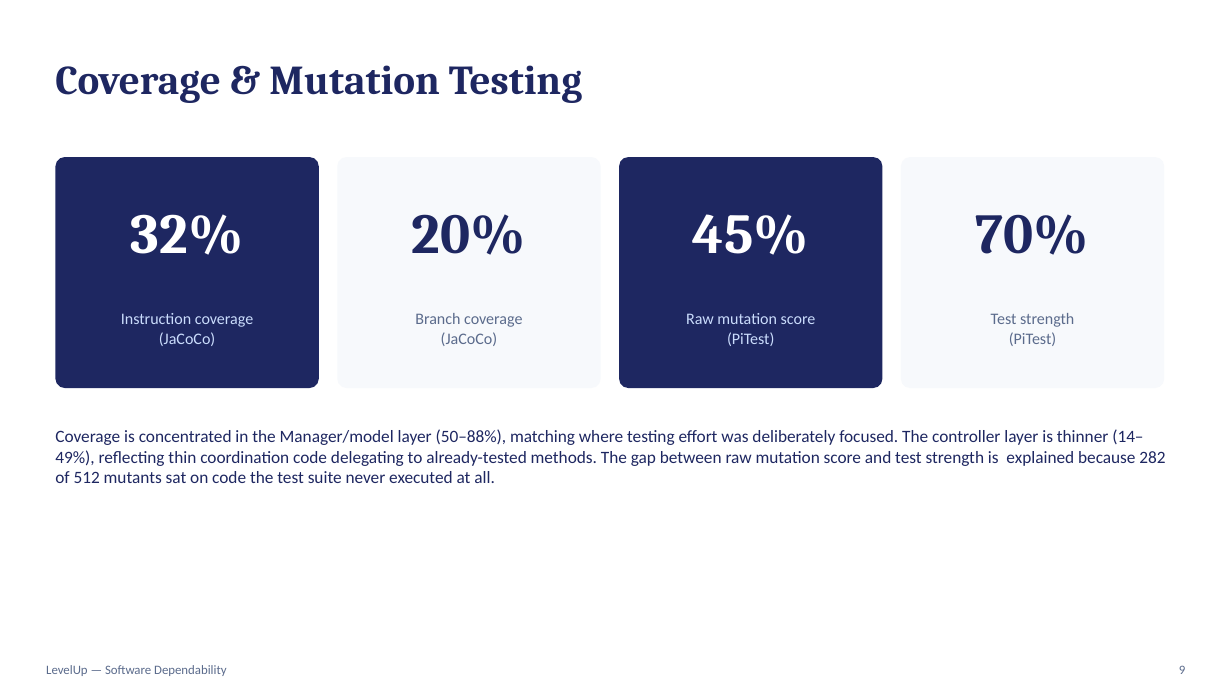
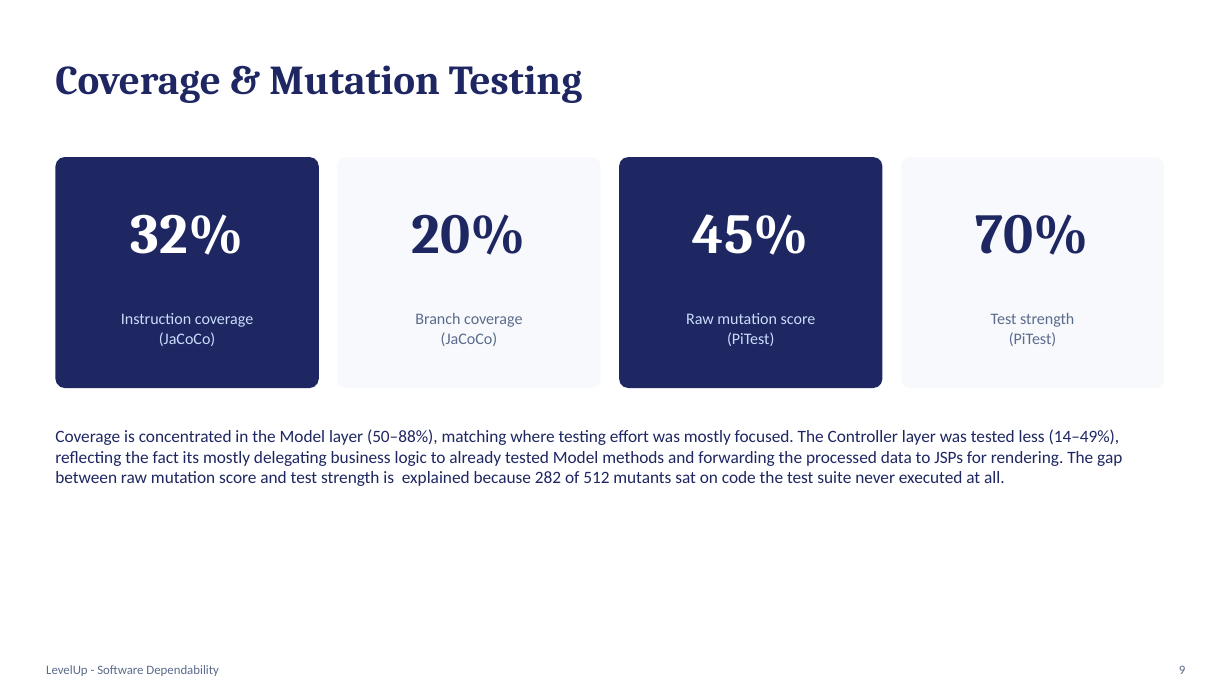
Before and after one commit to Pierbit/LevelUpProjectSD, a slide deck: slide 9 of LevelUp_SD_Presentation.pptx. Drawn at 1232x693 pixels with LibreOffice and Linux fonts; fonts in the diff are those of the drawing. Boxes give left, top, right and bottom in pixels: in the first picture for what was removed or moved away, otherwise in the second. Text is boxed around its words. In the diff, an @@ line names an element or a change of style, - is before the commit and + after.

```diff
--- a/LevelUp_SD_Presentation.pptx
+++ b/LevelUp_SD_Presentation.pptx
@@ text at [55, 429, 1122, 486]: text changed @@
-Coverage is concentrated in the Manager/model layer (50–88%), matching where testing effort was deliberately focused. The controller layer is thinner (14–49%), reflecting thin coordination code delegating to already-tested methods. The gap between raw mutation score and test strength is explained because 282 of 512 mutants sat on code the test suite never executed at all.
+Coverage is concentrated in the Model layer (50–88%), matching where testing effort was mostly focused. The Controller layer was tested less (14–49%), reflecting the fact its mostly delegating business logic to already tested Model methods and forwarding the processed data to JSPs for rendering. The gap between raw mutation score and test strength is explained because 282 of 512 mutants sat on code the test suite never executed at all.
@@ text at [46, 665, 218, 676]: text changed @@
-LevelUp — Software Dependability
+LevelUp - Software Dependability
```
Also in this commit, not shown: 12 other slides changed.
